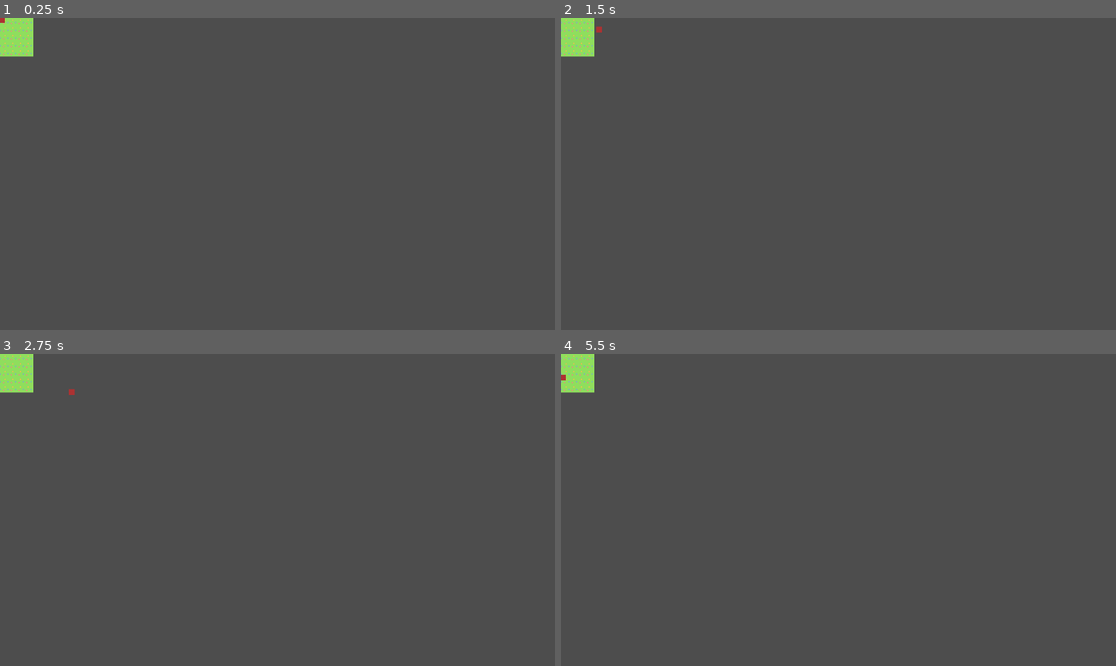
Above: before the commit, frames 1-4 (two rows, left to right).
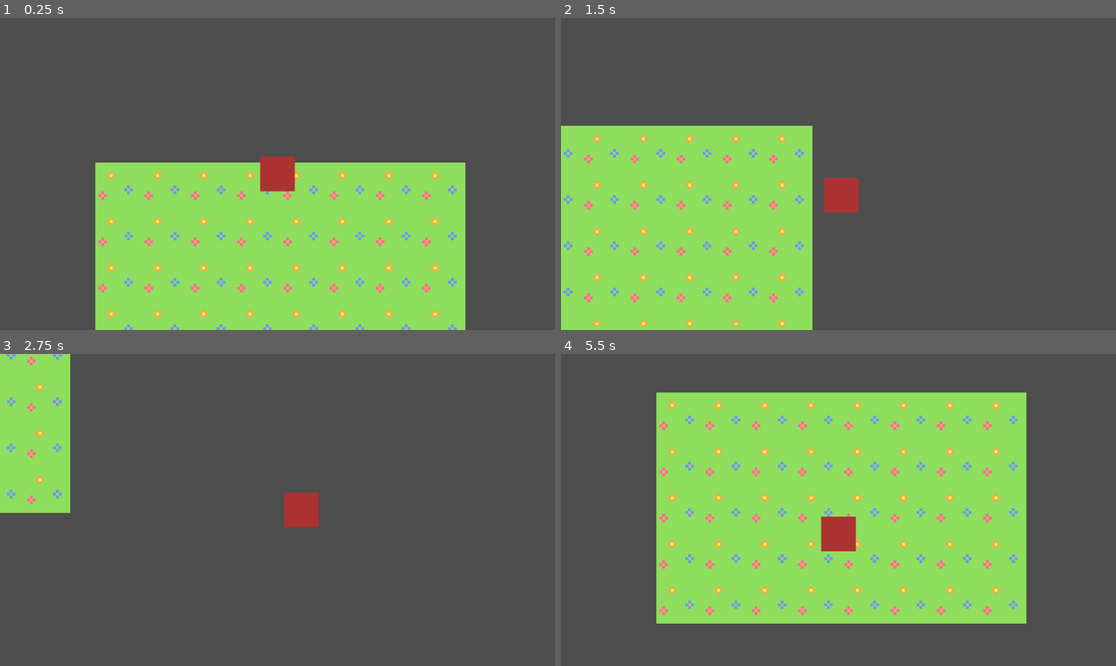
Above: after the commit, the same moments.

Repository: tom-legros/Beesounours-Gamejam4-2026
Game: Godot game, scene res://main.tscn
Two runs of this game, one before a commit and one after it. Both use one fixed random seed, a clock stepped at 60 frames per second and the inputs below.
Inputs:
- Up to frame 1 (0.25 s): no input
- Up to frame 2 (1.5 s): tap Enter at 0.5 s; hold Right (ui_right) 0.53-1.28 s; hold Down (ui_down) from 1.28 s (still down)
- Up to frame 3 (2.75 s): release Down (ui_down) at 2.03 s; hold Right (ui_right) from 2.03 s (still down)
- Up to frame 4 (5.5 s): release Right (ui_right) at 2.78 s; hold Up (ui_up) 2.78-3.53 s; hold Left (ui_left) 3.53-5.03 s; hold Down (ui_down) from 5.03 s (still down)

The runs differ from the first frame. In frame 1, 37% of the frame differs, in the area x 0-84%, y 0-100%; in frame 2, 31%; in frame 3, 6.5%; in frame 4, 50%, in the area x 0-84%, y 0-87%.

Commit message:
ajout de la caméra et du suivi de joueur

Diff:
--- a/game/main.tscn
+++ b/game/main.tscn
@@ -31,6 +31,13 @@
 texture_filter = 1
 texture = ExtResource("2_h2yge")
 
+[node name="Camera2D" type="Camera2D" parent="Player"]
+zoom = Vector2(6, 6)
+process_callback = 0
+position_smoothing_enabled = true
+position_smoothing_speed = 10.0
+rotation_smoothing_enabled = true
+
 [node name="TileMapLayer" type="TileMapLayer" parent="."]
 z_index = -1
 texture_filter = 1
--- a/game/project.godot
+++ b/game/project.godot
@@ -15,6 +15,14 @@
 config/features=PackedStringArray("4.5", "GL Compatibility")
 config/icon="res://img/icon.svg"
 
+[input]
+
+dash={
+"deadzone": 0.2,
+"events": [Object(InputEventKey,"resource_local_to_scene":false,"resource_name":"","device":-1,"window_id":0,"alt_pressed":false,"shift_pressed":false,"ctrl_pressed":false,"meta_pressed":false,"pressed":false,"keycode":0,"physical_keycode":81,"key_label":0,"unicode":97,"location":0,"echo":false,"script":null)
+]
+}
+
 [physics]
 
 2d/default_gravity=0.0
